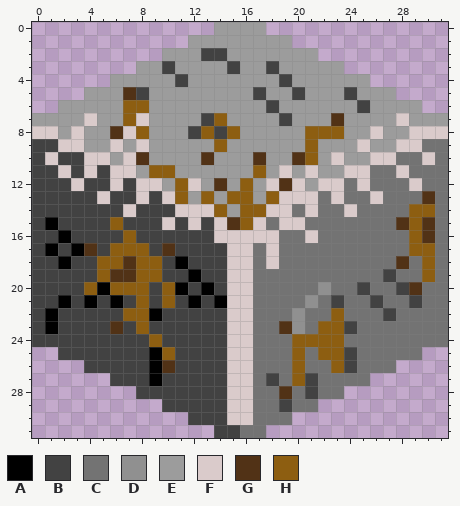
Pixel-art sprite: assets/iron/iron2.png. This is how it looked before the edit.
The file is 32x32 pixels. Colours within 5 levels of each other are drawn and written as one.
Palette (. is transparent): A #000000  B #424242  C #737373  D #909090  E #9c9c9c  F #dacbcb  G #513216  H #8d5e11
After the commit:
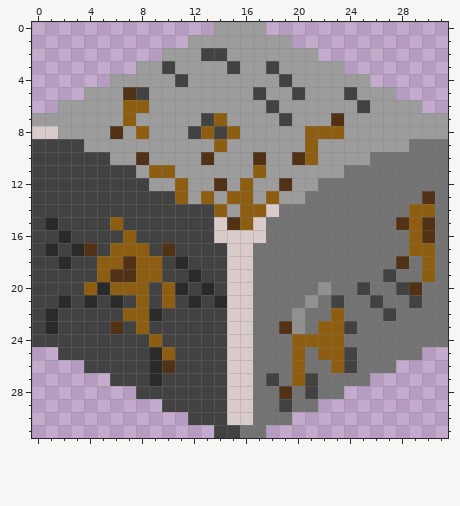
The edit:
@@ palette @@
-A #000000
+A #2b2a2a
@@ x 0..31 @@
  6 ..EEEEEHHEEEEEEEEEBEEEEEEBEEEE..
- 7 EEEEFEEHFEEEEBHEEEEBEEEGEEEEFEEE
- 8 FFEFEEGFHEEEBHBHEEEEEHHHEEFEEFFF
- 9 BBFFEEFEFEEEEEHEEEEEEHEEEFEEFFCC
-10 BFBBFFEFGEEEEGEEEGEEGHEFEEFFCCFC
-11 BBFBFBFFEHHEEEEEEHEFEFEEFFCCFCCC
-12 BBBFBBFBFFEHFEGEHEFGFEFFCFCCCFCC
-13 BBBBBFBBFBFHEHEHHEHFFFCFCCFCCCGC
-14 BBBBBBBFBBBFFFHEHHFFCFCCFCCCCHHC
-15 BABBBBHBBBFBFBFGHFCFFCCCCCCCGHGC
-16 BBABBBBHBBBBBBFFFFFCCFCCCCCCCHGC
-17 BABAGBHHHBGBBBBFFCFCCCCCCCCCCHHC
-18 BBABBHHGHHBABBBFFCFCCCCCCCCCGCHC
+ 7 EEEEEEEHEEEEEBHEEEEBEEEGEEEEEEEE
+ 8 FFEEEEGEHEEEBHBHEEEEEHHHEEEEEEEE
+ 9 BBBBEEEEEEEEEEHEEEEEEHEEEEEEECCC
+10 BBBBBBEEGEEEEGEEEGEEGHEEEECCCCCC
+11 BBBBBBBBEHHEEEEEEHEEEEEECCCCCCCC
+12 BBBBBBBBBEEHEEGEHEEGEECCCCCCCCCC
+13 BBBBBBBBBBBHEHEHHEHEECCCCCCCCCGC
+14 BBBBBBBBBBBBBBHEHHFCCCCCCCCCCHHC
+15 BABBBBHBBBBBBBFGHFCCCCCCCCCCGHGC
+16 BBABBBBHBBBBBBFFFFCCCCCCCCCCCHGC
+17 BABAGBHHHBGBBBBFFCCCCCCCCCCCCHHC
+18 BBABBHHGHHBABBBFFCCCCCCCCCCCGCHC
 19 BBBBBHGGHHBBABBFFCCCCCCCCCCBCCHC
